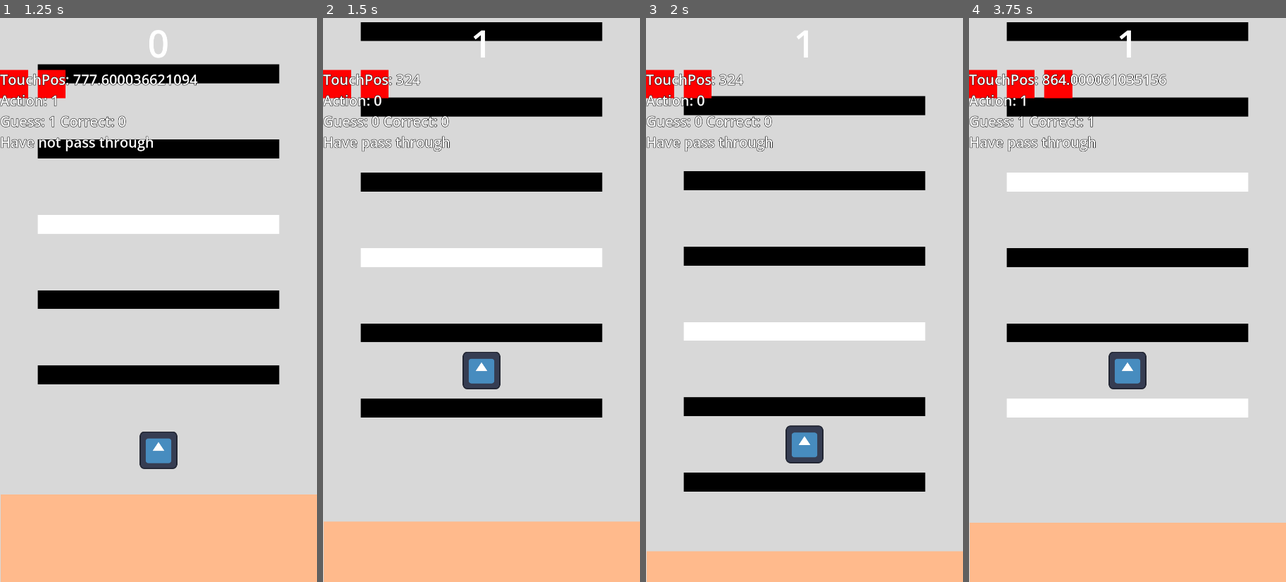
Above: before the commit, frames 1-4 (left to right).
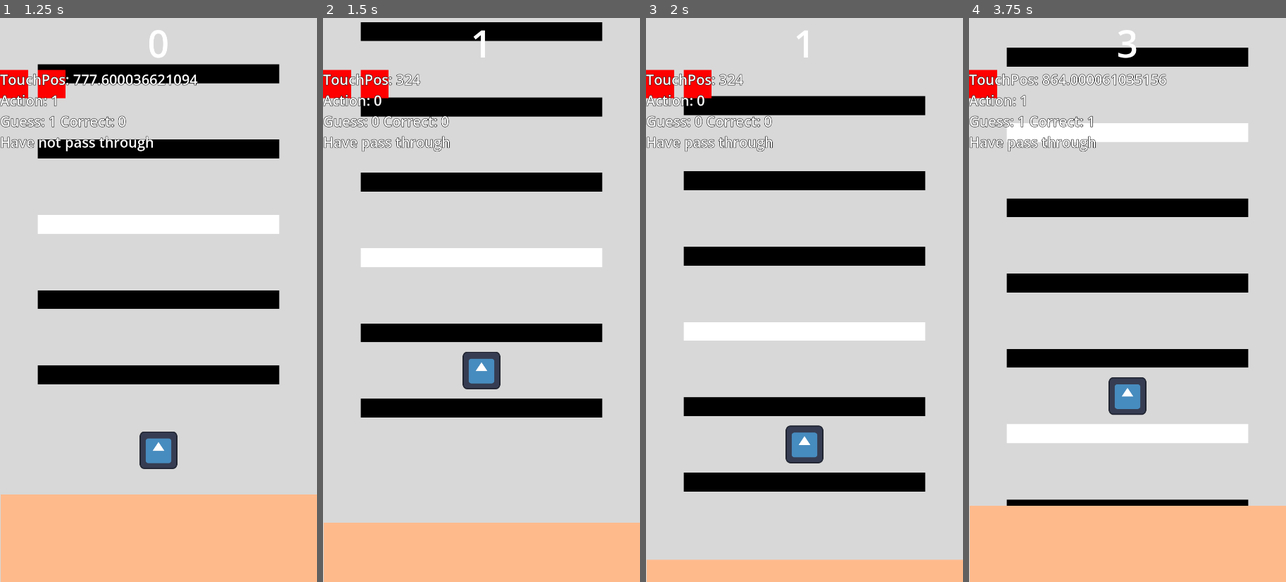
Above: after the commit, the same moments.

Repository: Boyquotes/GodotProto1
Game: Godot game, scene res://game.tscn
The game is run twice, just before and just after one commit, with the same random seed, the same clock (stepped at 60 frames per second) and the same inputs. The engine's default icon, where the game draws it, is replaced by a stand-in: a white triangle on a blue panel in a dark square.
Inputs (mouse positions are in pixels of both pictures, inside the frame that each line leads up to):
- Up to frame 1 (1.25 s): tap Enter at 0.5 s; move the mouse to (228, 271) at 0.52 s; click (228, 271) at 0.67 s
- Up to frame 2 (1.5 s): move the mouse to (418, 328) at 1.27 s; click (418, 328) at 1.42 s
- Up to frame 3 (2 s): no input
- Up to frame 4 (3.75 s): move the mouse to (1159, 175) at 2.02 s; click (1159, 175) at 2.17 s; move the mouse to (1111, 412) at 2.77 s; click (1111, 412) at 2.92 s; move the mouse to (1222, 384) at 3.52 s; click (1222, 384) at 3.67 s

Frame 1 is identical in both runs. In frame 2, 0.2% of the frame differs, in the area x 0-100%, y 89-90%; in frame 3, 1.6%; in frame 4, 36%, in the area x 0-100%, y 0-90%.

Commit message:
lava's speed was increasing even when the game havn't started

Diff:
--- a/lava.gd
+++ b/lava.gd
@@ -5,9 +5,17 @@
 var SPEED_FACTOR = 1.2
 var TIMER_FACTOR = 1.75
 
-var can_move = false
+var can_move = false:
+	set(v):
+		can_move = v
+		timer.start()
 
 @onready var timer = $Timer
+
+func _ready():
+	if can_move:
+		timer.start()
+
 
 func _process(delta):
 	if can_move:
--- a/lava.tscn
+++ b/lava.tscn
@@ -19,7 +19,6 @@
 color = Color(1, 0.729412, 0.54902, 1)
 
 [node name="Timer" type="Timer" parent="."]
-autostart = true
 
 [connection signal="area_entered" from="." to="." method="_on_area_entered"]
 [connection signal="timeout" from="Timer" to="." method="_on_timer_timeout"]
